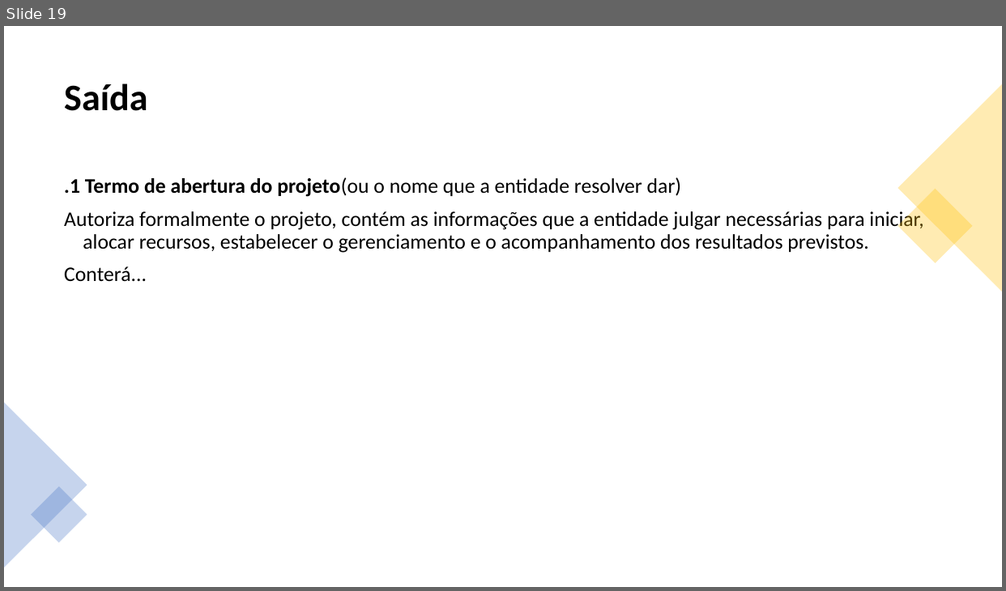
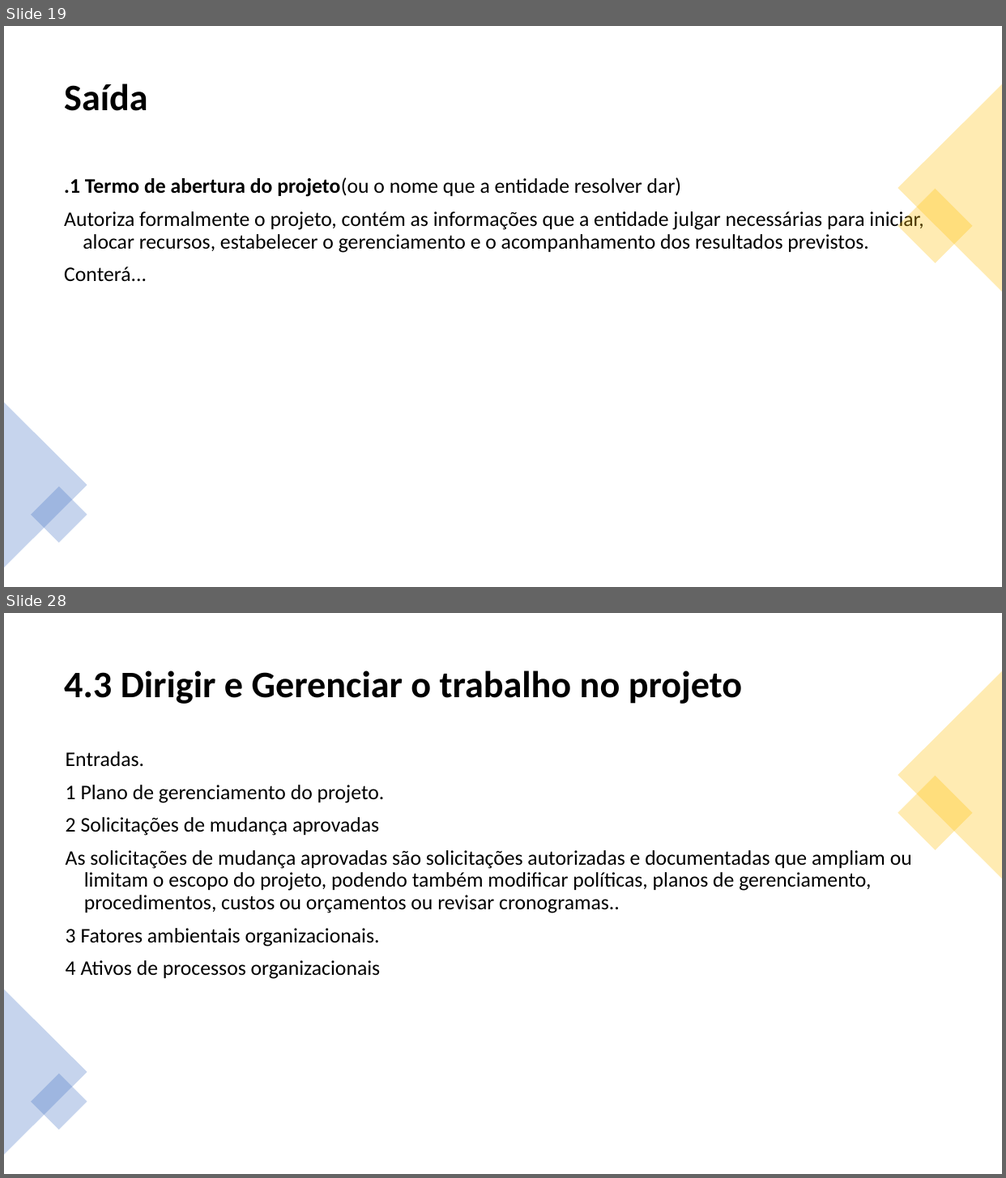
Before and after one commit to jharbes/ADMINISTRACAO-DE-REDES, a slide deck: RELATORIO PROVA P2/relatorio-pmbok-capitulo4-jharbes.pptx. Shown one above the other, each under a label of ours: slide 19 before the commit, slides 19 and 28 after it; the slides between them are not shown. The pictures are 1006x591 and 1006x1178 pixels, drawn with LibreOffice and Linux fonts; fonts in the diff are those of the drawing. Boxes give left, top, right and bottom in pixels: in the first picture for what was removed or moved away, otherwise in the second. Text is boxed around its words. In the diff, an @@ line names an element or a change of style, - is before the commit and + after.

```diff
--- a/RELATORIO PROVA P2/relatorio-pmbok-capitulo4-jharbes.pptx
+++ b/RELATORIO PROVA P2/relatorio-pmbok-capitulo4-jharbes.pptx
@@ slide 28 added at (x1=4, y1=613, x2=1002, y2=1174), background #FFFFFF @@
@@ title added at (x1=64, y1=671, x2=742, y2=704), 36 pt, text #000000, bold @@
+4.3 Dirigir e Gerenciar o trabalho no projeto
@@ triangle added at (x1=898, y1=671, x2=1002, y2=879), fill #FFC000 at 30% opacity @@
@@ text added at (x1=66, y1=752, x2=912, y2=979), 20 pt, text #000000 @@
+Entradas.
+1 Plano de gerenciamento do projeto.
+2 Solicitações de mudança aprovadas
+As solicitações de mudança aprovadas são solicitações autorizadas e documentadas que ampliam ou limitam o escopo do projeto, podendo também modificar políticas, planos de gerenciamento, procedimentos, custos ou orçamentos ou revisar cronogramas..
+3 Fatores ambientais organizacionais.
+4 Ativos de processos organizacionais
@@ rectangle added at (x1=898, y1=776, x2=974, y2=851), fill #FFC000 at 30% opacity @@
@@ triangle added at (x1=4, y1=990, x2=87, y2=1155), fill #4472C4 at 30% opacity @@
@@ rectangle added at (x1=31, y1=1073, x2=87, y2=1130), fill #4472C4 at 30% opacity @@
```
Also in this commit, not shown: 8 other slides added.
